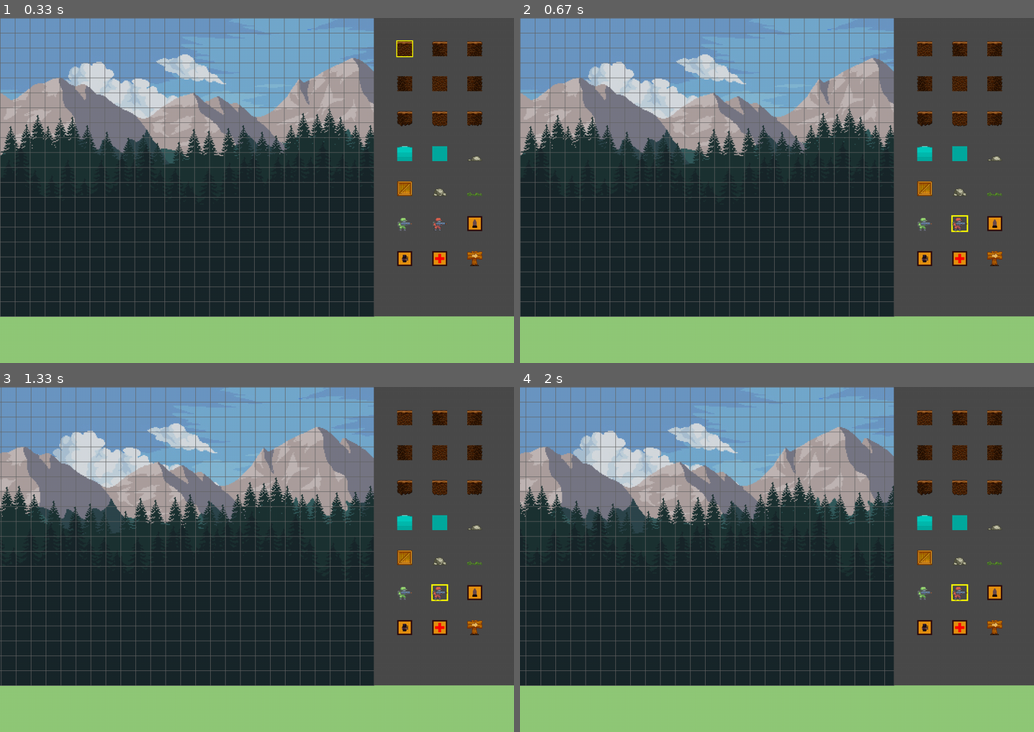
Above: before the commit, frames 1-4 (two rows, left to right).
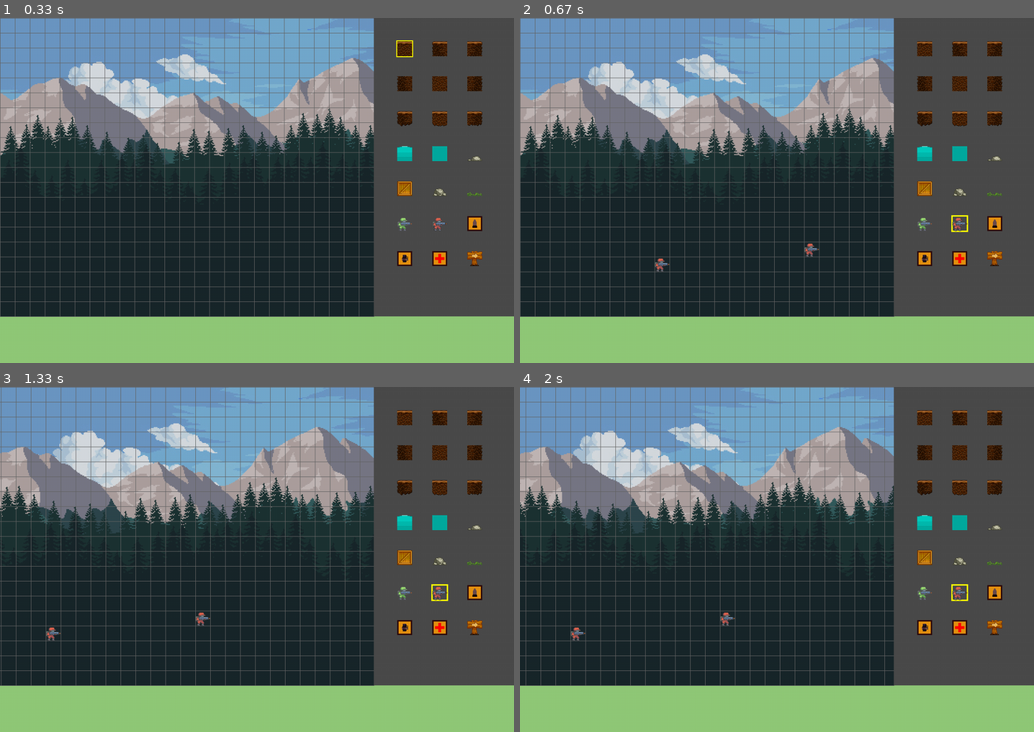
Above: after the commit, the same moments.

Repository: willydlw/pygame-level-editor
Game: pygame game, started from main.py
The game is run twice, just before and just after one commit, with the same random seed, the same clock (stepped at 60 frames per second) and the same inputs.
Inputs (mouse positions are in pixels of both pictures, inside the frame that each line leads up to):
- Up to frame 1 (0.33 s): no input
- Up to frame 2 (0.67 s): press the mouse at (956, 225) at 0.37 s; move the mouse to (807, 245) at 0.47 s; release the mouse at (653, 269) at 0.6 s
- Up to frame 3 (1.33 s): hold Right 0.67-1.13 s; hold Right from 1.17 s (still down)
- Up to frame 4 (2 s): release Right at 1.63 s; hold Left from 1.67 s (still down)

Frame 1 is identical in both runs. In frame 2, 0.1% of the frame differs, in the area x 26-59%, y 65-74%; in frame 3, 0.1%; in frame 4, 0.1%, in the area x 9-42%, y 65-74%.

Commit message:
added continuous painting/erasing with mouse drag

Diff:
--- a/src/game.py
+++ b/src/game.py
@@ -141,7 +141,22 @@
 
 
     def _handle_events(self):
-        # event handling
+
+        mx, my = pygame.mouse.get_pos()
+        mouse_buttons = pygame.mouse.get_pressed()
+
+        # Grid Interaction, Continuous Painting
+        if mx < c.SCREEN_WIDTH and my < c.SCREEN_HEIGHT:
+            column = (mx + self.scroll) // c.TILE_SIZE
+            row = my // c.TILE_SIZE
+
+            if 0 <= row < c.ROWS and 0 <= column < c.MAX_COLS:
+                if mouse_buttons[0]:       # left click to place tile
+                    self.world_data[row][column] = self.current_tile
+                elif mouse_buttons[2]: # right click to erase
+                    self.world_data[row][column] = -1
+
+
         for event in pygame.event.get():
             if event.type == pygame.QUIT:
                 self.running = False
@@ -159,8 +174,6 @@
                     self.scroll_right = False
 
             if event.type == pygame.MOUSEBUTTONDOWN:
-                mx, my = pygame.mouse.get_pos()
-
                 # Sidebar Selection
                 if mx > c.SCREEN_WIDTH:
                     # left click selects tile
@@ -183,16 +196,6 @@
                                 self.current_tile = index
                                 logging.info(f"Selected tile index: {index}")
 
-                # Grid Interaction
-                elif mx < c.SCREEN_WIDTH and my < c.SCREEN_HEIGHT:
-                    column = (mx + self.scroll) // c.TILE_SIZE
-                    row = my // c.TILE_SIZE
-
-                    if 0 <= row < c.ROWS and 0 <= column < c.MAX_COLS:
-                        if event.button == 1:       # left click to place tile
-                            self.world_data[row][column] = self.current_tile
-                        elif event.button == 3: # right click to erase
-                            self.world_data[row][column] = -1
 
 
     def run(self):
